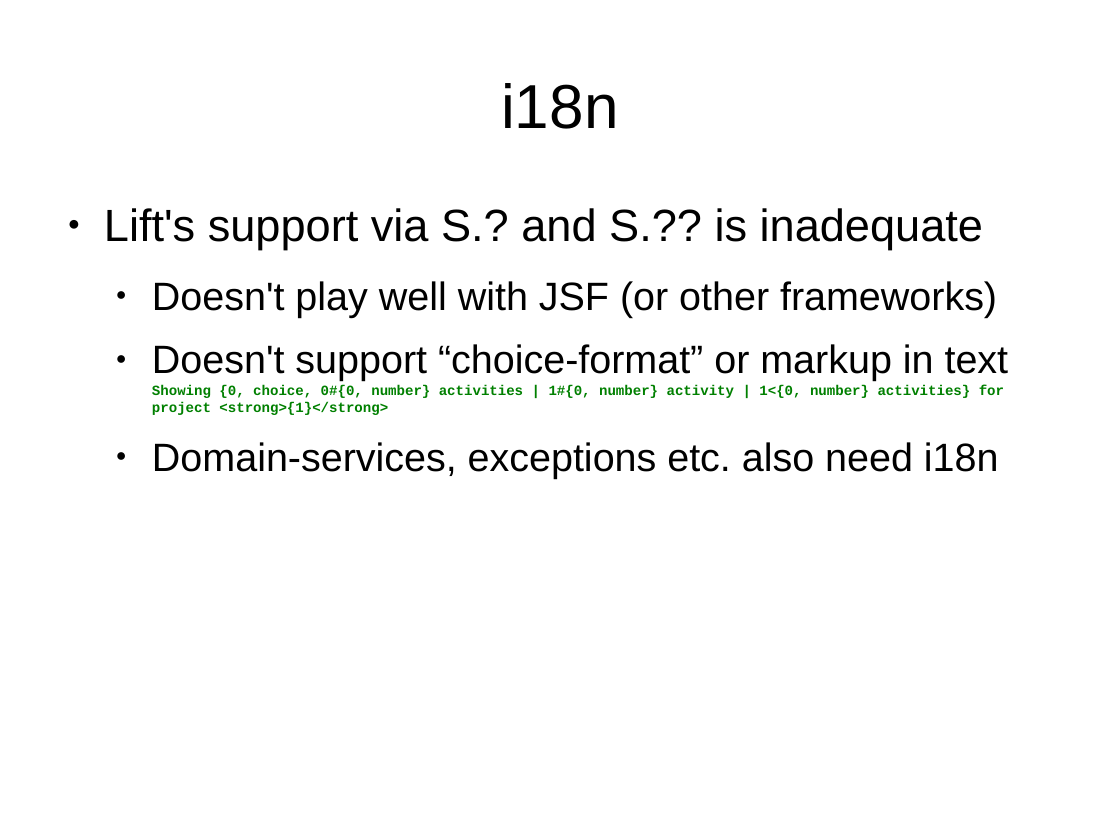
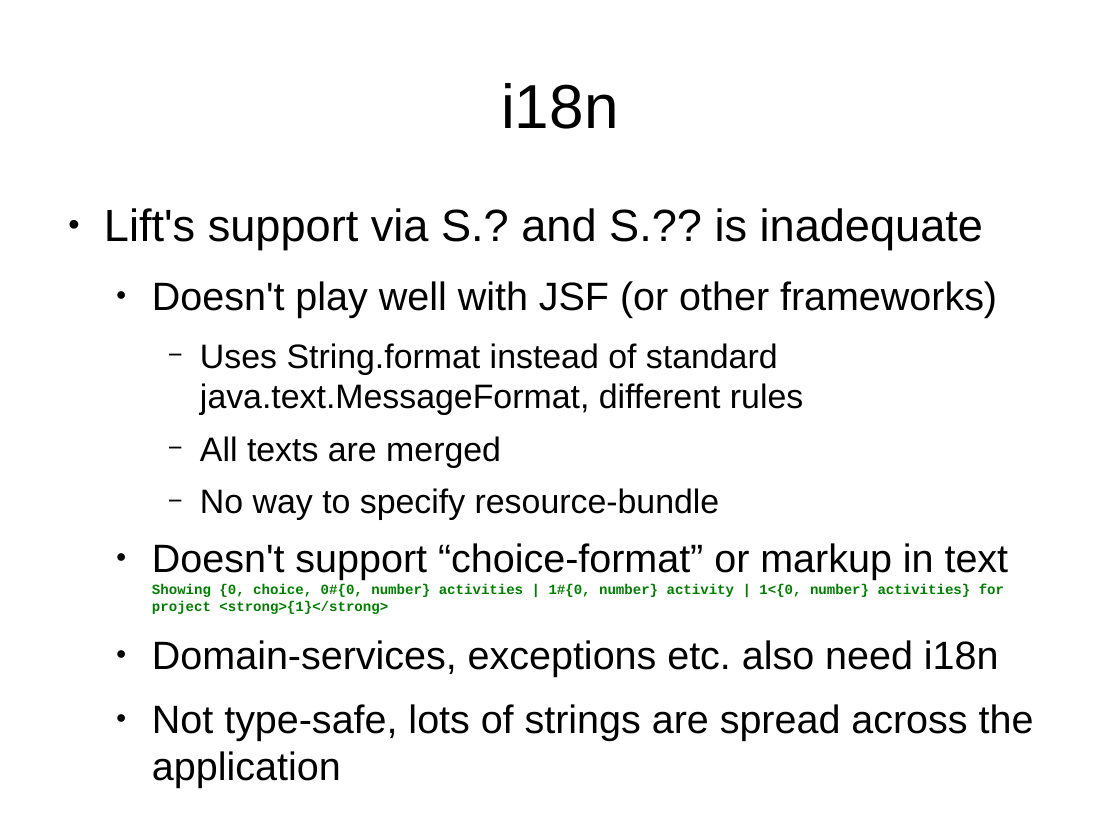
Before and after one commit to andreak/slol-2011, a slide deck: slide 24 of Scala-LiftOff-2011-lift-from-jee-perspective.odp. Drawn at 1120x840 pixels with LibreOffice and Linux fonts; fonts in the diff are those of the drawing. Boxes give left, top, right and bottom in pixels: in the first picture for what was removed or moved away, otherwise in the second. Text is boxed around its words. In the diff, an @@ line names an element or a change of style, - is before the commit and + after.

```diff
--- a/Scala-LiftOff-2011-lift-from-jee-perspective.odp
+++ b/Scala-LiftOff-2011-lift-from-jee-perspective.odp
@@ text at box(200, 343, 803, 520): paragraphs added @@
+    − Uses String.format instead of standard java.text.MessageFormat, different rules
+    − All texts are merged
+    − No way to specify resource-bundle
@@ text at box(152, 704, 1034, 740): paragraph added @@
+  ● Not type-safe, lots of strings are spread across the application
```
Also in this commit, not shown: 1 other slide changed, 5 slides added.
